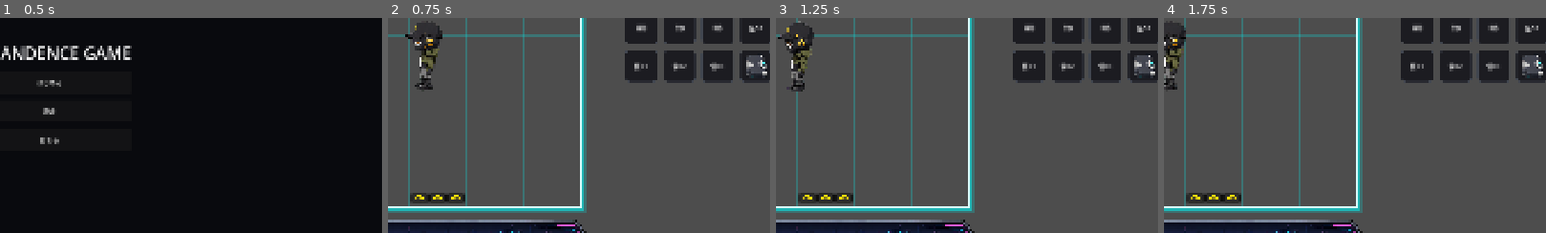
Above: before the commit, frames 1-4 (left to right).
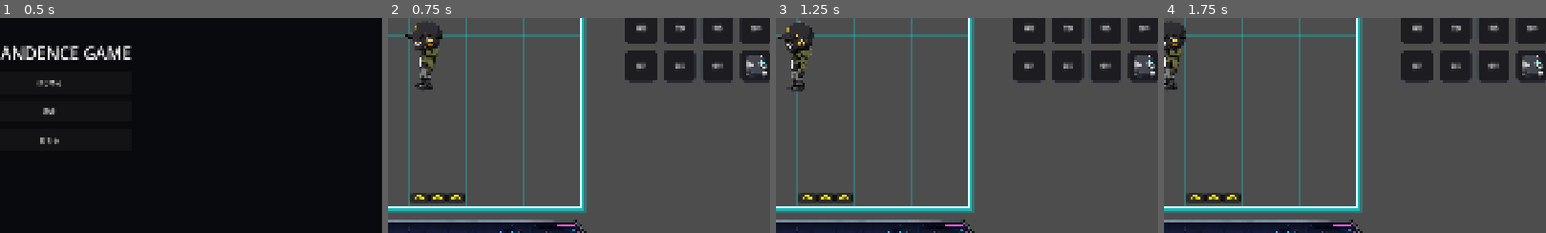
Above: after the commit, the same moments.

Repository: grimoire1089-coder/optimistic
Game: Godot game, scene res://Scenes/Boot/TitleScene.tscn
Two runs of this game, one before a commit and one after it. Both use one fixed random seed, a clock stepped at 60 frames per second and the inputs below. Sound files missing from this copy of the repository are replaced by a short silence.
Inputs:
- Up to frame 1 (0.5 s): no input
- Up to frame 2 (0.75 s): click "はじめる" at 0.5 s
- Up to frame 3 (1.25 s): no input
- Up to frame 4 (1.75 s): click "BGM" at 1.25 s
The pictures show only the part of the screen within x 44-94%, y 32-82%; the shares and areas given below are measured in that part.

Frame 1 is identical in both runs. In frame 2, 0.2% of the frame differs, in the area x 64-98%, y 3-25%; in frame 3, 0.2%; in frame 4, 0.2%.

Commit message:
Use shared HUD style for placeholder buttons

Diff:
--- a/Scenes/UI/HUD/PlaceholderHudButton.tscn
+++ b/Scenes/UI/HUD/PlaceholderHudButton.tscn
@@ -1,4 +1,6 @@
-[gd_scene format=3]
+[gd_scene load_steps=2 format=3]
+
+[ext_resource type="Script" path="res://Scripts/UI/HUD/PlaceholderHudButton.gd" id="1_placeholder_button"]
 
 [node name="PlaceholderHudButton" type="Button"]
 custom_minimum_size = Vector2(80, 80)
@@ -10,4 +12,5 @@
 grow_vertical = 0
 mouse_default_cursor_shape = 2
 focus_mode = 0
-text = "仮"
+text = "Placeholder"
+script = ExtResource("1_placeholder_button")
